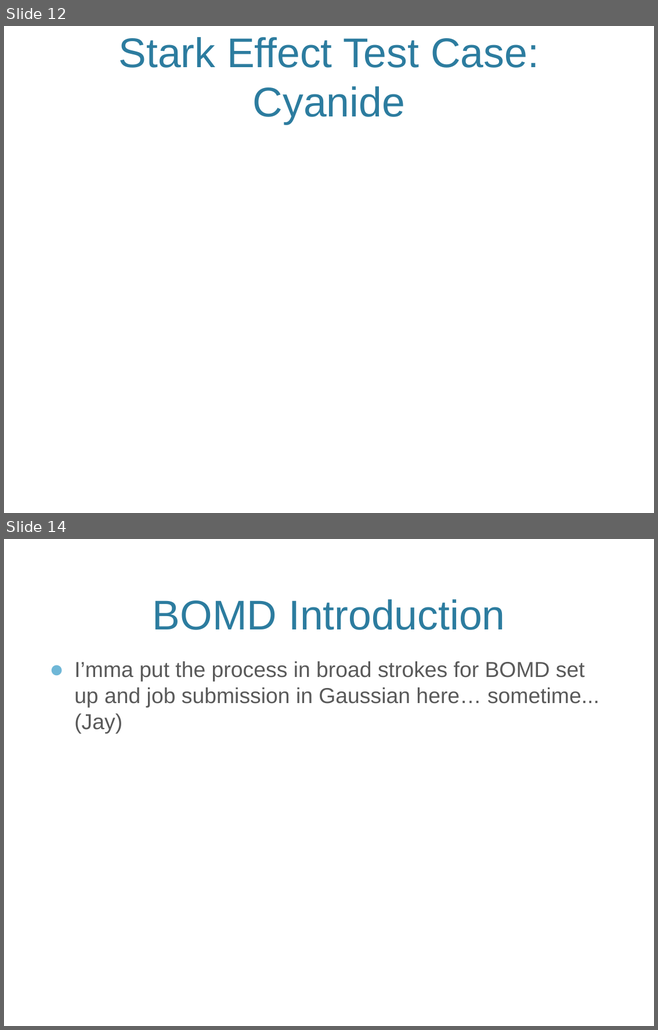
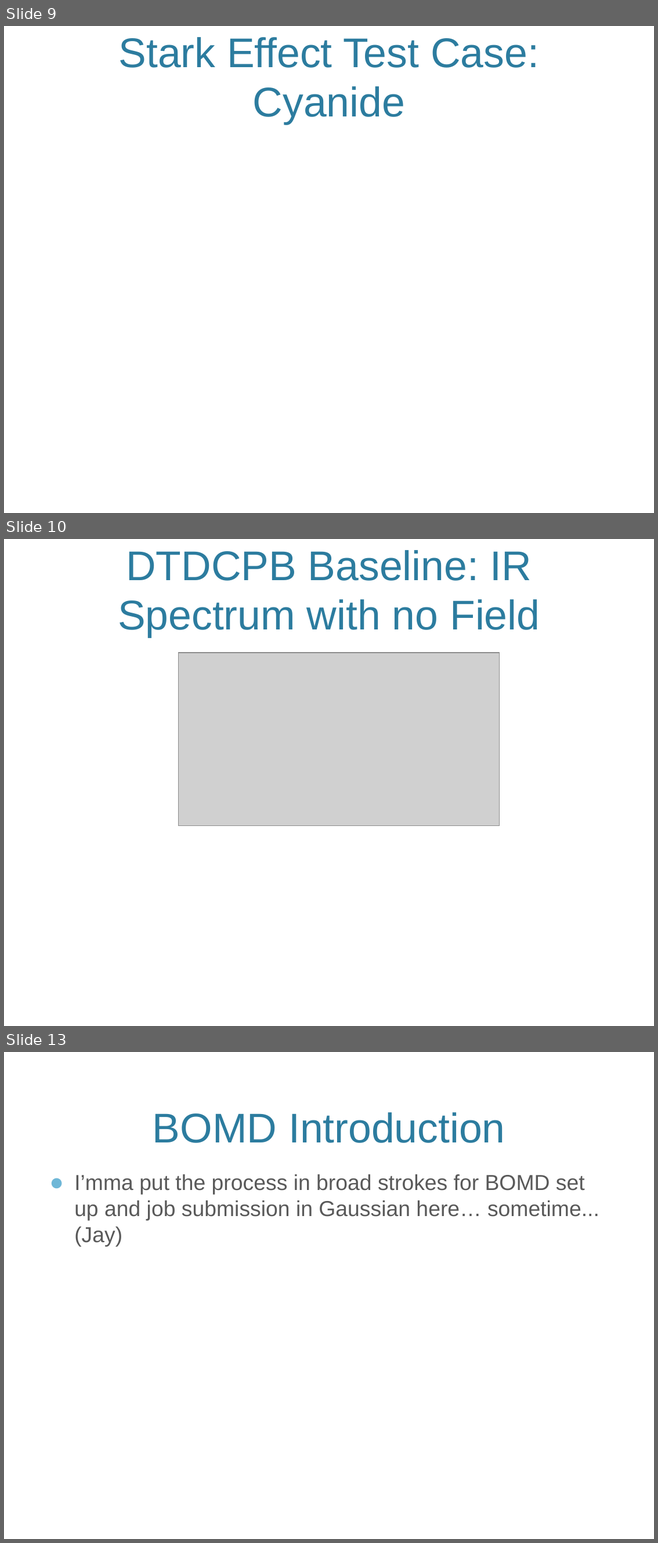
Before and after one commit to jjradler/565projectSp16, a slide deck: 565Presentation.pptx. Shown one above the other, each under a label of ours: slides 12 and 14 before the commit, slides 9, 10 and 13 after it; the slides between them are not shown. The pictures are 658x1030 and 658x1543 pixels, drawn with LibreOffice and Linux fonts; fonts in the diff are those of the drawing; grey boxes stand for pictures; background and template pictures are left out. Boxes give left, top, right and bottom in pixels: in the first picture for what was removed or moved away, otherwise in the second. Text is boxed around its words. In the diff, an @@ line names an element or a change of style, - is before the commit and + after.

```diff
--- a/565Presentation.pptx
+++ b/565Presentation.pptx
@@ slide 10 added at box(4, 539, 654, 1026), background picture (left out) @@
@@ title added at box(118, 550, 539, 638), 46 pt, text #2C7C9F @@
+DTDCPB Baseline: IR Spectrum with no Field
@@ picture added at box(178, 653, 498, 826) @@
@@ what was slide 12 is now slide 9 @@
@@ what was slide 14 is now slide 13 @@
```
Also in this commit, not shown: 3 slides changed, 2 other slides added, 4 slides removed.
